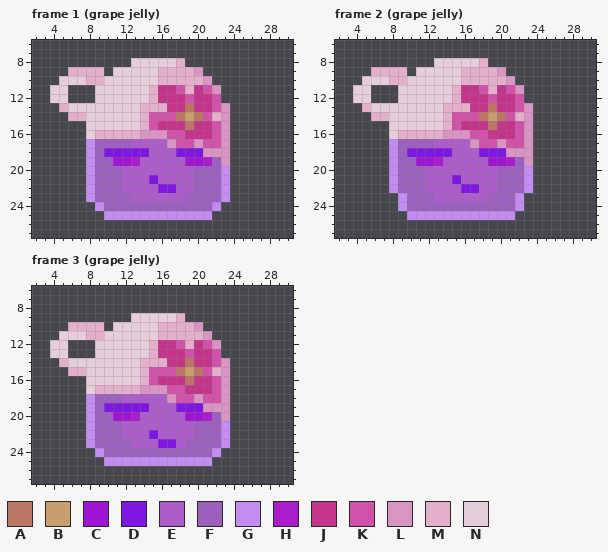
One commit to this pixel-art file: Assets/Art/NPCs/sweet slimes.aseprite. The picture above is the old version.
32x32 pixels, 40 frames. Colours within 5 levels of each other are drawn and written as one. Shown: frame 1 (grape jelly): x 2..30, y 6..27; frame 2 (grape jelly): x 2..30, y 6..27; frame 3 (grape jelly): x 2..30, y 6..27. The commit also changed other frames, which this record leaves out.
Palette (. is transparent): A #bc7764  B #c89f6c  C #a015d2  D #7e18e1  E #ad5dc9  F #aa64d0dc  G #c28cf1  H #a91ec8  J #c3358a  K #d152a9  L #d895c3  M #e4afcb  N #e6cddb
Once edited:
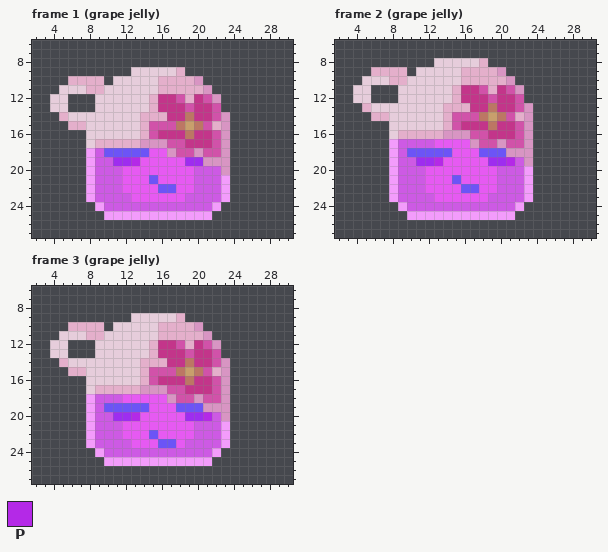
Colours new in this view: P #b429e7
The edit:
@@ palette @@
-C #a015d2
+C #9e2def
-D #7e18e1
+D #6c54f6
-E #ad5dc9
+E #e65af2
-F #aa64d0dc
+F #e25dfcdc
-G #c28cf1
+G #f39cfb
--- frame 1 (grape jelly), layers "hat", "other accessory", "face & outline"
@@ x 2..30 @@
  7 .............................
- 8 ...........NNNNNM............
- 9 ....MMMM.NNNNNMMMML..........
-10 ...NNNMMNNNNNNMMMMML.........
-11 ..NN...NNNNNNMJJKMJKL........
-12 ..NN...NNNNNNMJJJKJJK........
-13 ...MNNNNNNNNMMMJJAJJKL.......
-14 ....MMNNNNNNMKKKABAKML.......
-15 ......NNNNNNMKJJJAJJKL.......
-16 ......NMMMMMLLLKKJJJKL.......
-17 ......GFFFFEEEELKKLKKL.......
-18 ......GFDDDDDEEEDDDLLL.......
-19 ......GFFCCHEEEEECCHFL.......
-20 ......GFFFEEEEEEEEFFFG.......
+ 8 .............................
+ 9 ...........NNNNNM............
+10 ....MMMM.NNNNNMMMML..........
+11 ...NNNMMNNNNNNMMMMML.........
+12 ..NN...NNNNNNMJJKMJKL........
+13 ..NN...NNNNNNMJJJKJJK........
+14 ...MNNNNNNNNMMMJJAJJKL.......
+15 ....MMNNNNNNMKKKABAKML.......
+16 ......NNNNNNMKJJJAJJKL.......
+17 ......NMMMMMLLLKKJJJKL.......
+18 ......GFDDDDDEELKKLKKL.......
+19 ......GFFCCPEEEEECCLLL.......
+20 ......GFFFEEEEEEEEFFFL.......
 21 ......GFFFEEEDEEEEFFFG.......
--- frame 2 (grape jelly), layer "face & outline"
@@ x 11..23 @@
 18 DDDDEEEDDDLLL
-19 CCHEEEEECCHFL
+19 CCPEEEEECCPFL
 20 FEEEEEEEEFFFG
@@ x 6..25 @@
 22 ..GFFFEEEEDDEEFFFG..
-23 ...GFFFEEEEEEFFFG...
+23 ..GFFFFEEEEEEFFFFG..
 24 ...GFFFFFFFFFFFFG...
--- frame 3 (grape jelly), layer "face & outline"
@@ x 11..23 @@
 19 DDDDEEEDDDLLL
-20 CCHEEEEECCHFL
+20 CCPEEEEECCPFL
 21 FEEEEEEEEFFFG
Boxes around the changes in both pictures, in picture pixels (x1, y1, x2, y2):
changed: (50, 58, 230, 220)
changed: (389, 139, 533, 220)
changed: (86, 394, 230, 466)
